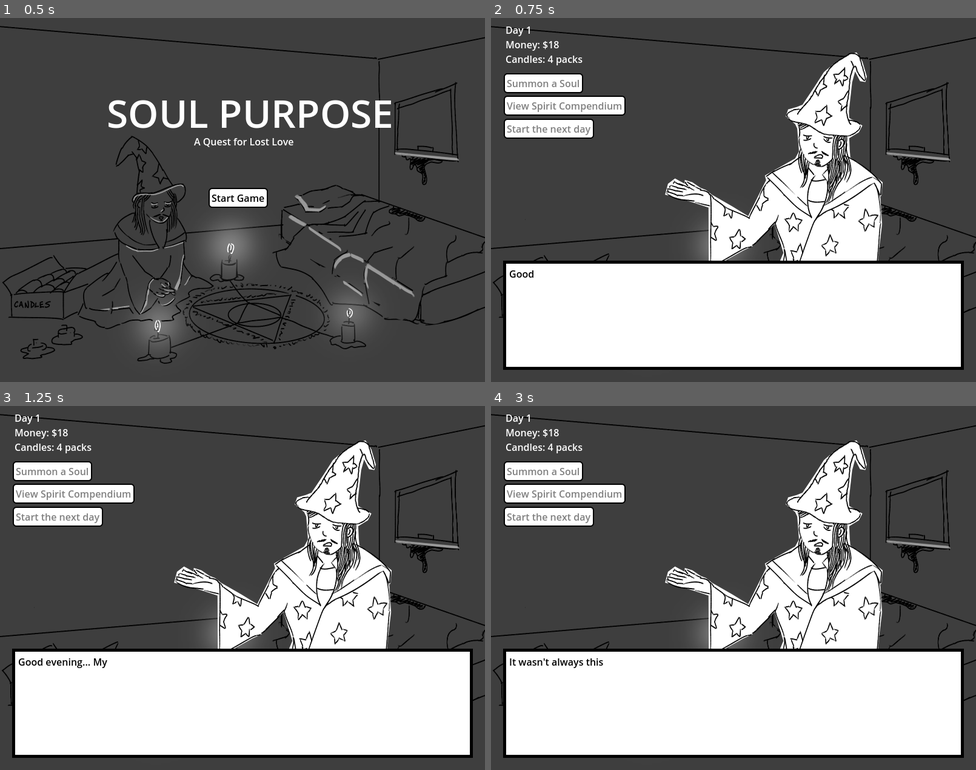
Above: before the commit, frames 1-4 (two rows, left to right).
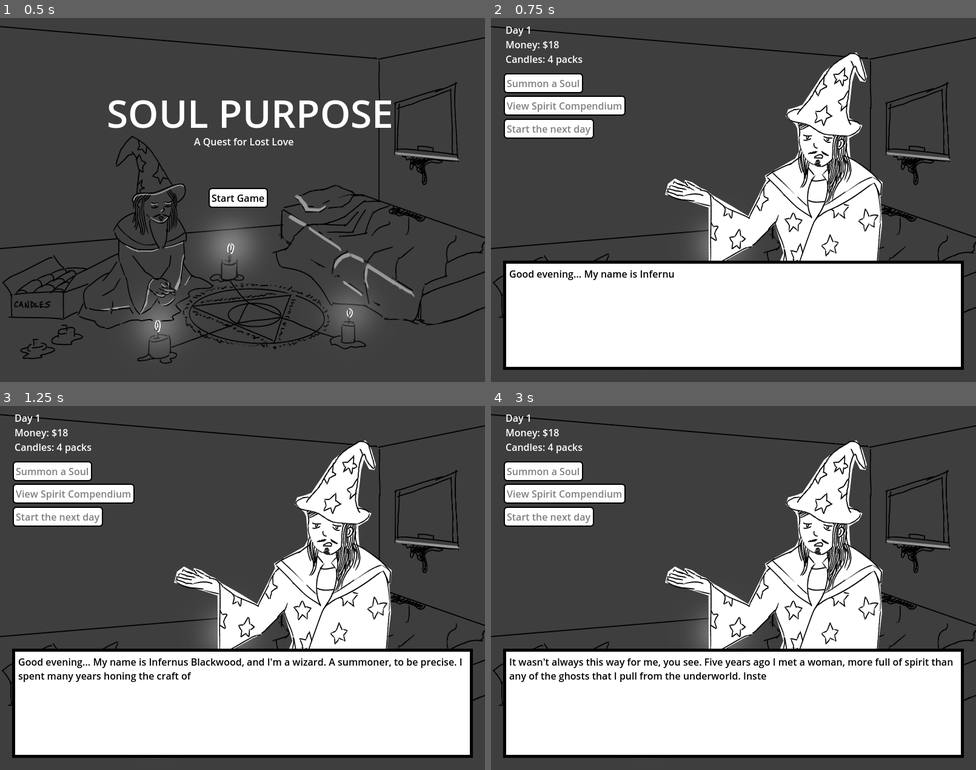
Above: after the commit, the same moments.

Repository: m4ym4y/ld55-soul-purpose
Game: Godot game, scene res://main.tscn
Same seed, same stepped clock (60 frames per second), same inputs: the game is played once before the commit and once after it.
Inputs (mouse positions are in pixels of both pictures, inside the frame that each line leads up to):
- Up to frame 1 (0.5 s): no input
- Up to frame 2 (0.75 s): click "Start Game" at 0.5 s
- Up to frame 3 (1.25 s): no input
- Up to frame 4 (3 s): tap Enter at 1.25, 2.75 s; move the mouse to (840, 569) at 1.27 s; click (840, 569) at 1.42 s; tap Space at 2 s; move the mouse to (636, 606) at 2.02 s; click (636, 606) at 2.17 s; move the mouse to (782, 507) at 2.77 s; click (782, 507) at 2.92 s

Frame 1 is identical in both runs. In frame 2, 0.3% of the frame differs, in the area x 9-38%, y 69-72%; in frame 3, 1.0%; in frame 4, 1.1%, in the area x 3-96%, y 69-76%.

Commit message:
performance / compatibility

Diff:
--- a/main.gd
+++ b/main.gd
@@ -43,12 +43,9 @@
 
 func next_scene():
 	current_scene = next_scene_map[current_scene]
-	print("LOADING SCENE", current_scene)
 	var scene_class = scene_class_map[current_scene]
-	print("SCENE_CLASS", scene_class)
 	scene = scene_class.instantiate()
 
-	print("GOT STATE", state)
 	if scene.has_method("init"):
 		scene.init(state)
 	scene.position = Vector2(0, 0)
--- a/project.godot
+++ b/project.godot
@@ -19,8 +19,10 @@
 
 window/size/viewport_width=800
 window/size/viewport_height=600
+window/stretch/mode="canvas_items"
 
 [rendering]
 
-renderer/rendering_method="gl_compatibility"
-renderer/rendering_method.mobile="gl_compatibility"
+renderer/rendering_method="mobile"
+renderer/rendering_method.web="mobile"
+textures/vram_compression/import_etc2_astc=true
--- a/textbox.gd
+++ b/textbox.gd
@@ -16,17 +16,20 @@
 	if message.length() > 0:
 		counting = true
 
-func _on_timer_timeout():
-	if not is_visible_in_tree():
+var increment = 0.08
+var acc = 0.0
+func _process(delta):
+	if not counting or not is_visible_in_tree():
 		return
 	if $RichTextLabel.visible_ratio == 1:
 		finish()
 		return
-	if idx % 2 == 0:
+	if acc >= increment:
+		acc = 0
 		$AudioStreamPlayer.pitch_scale = 0.75 + randf() * 0.5
 		$AudioStreamPlayer.play()
-	$RichTextLabel.visible_ratio += 1.0 / $RichTextLabel.text.length()
-	idx += 1
+	$RichTextLabel.visible_ratio += delta / 2.0
+	acc += delta
 
 func fast_forward():
 	$RichTextLabel.visible_ratio = 1
@@ -40,14 +43,3 @@
 # Called when the node enters the scene tree for the first time.
 func _ready():
 	$RichTextLabel.text = ""
-
-# Called every frame. 'delta' is the elapsed time since the previous frame.
-var increment = 0.02
-var acc = 0.0
-func _process(delta):
-	if not counting:
-		return
-	acc += delta
-	if acc >= increment:
-		acc = 0
-		_on_timer_timeout()
Not shown, changed: export_presets.cfg
